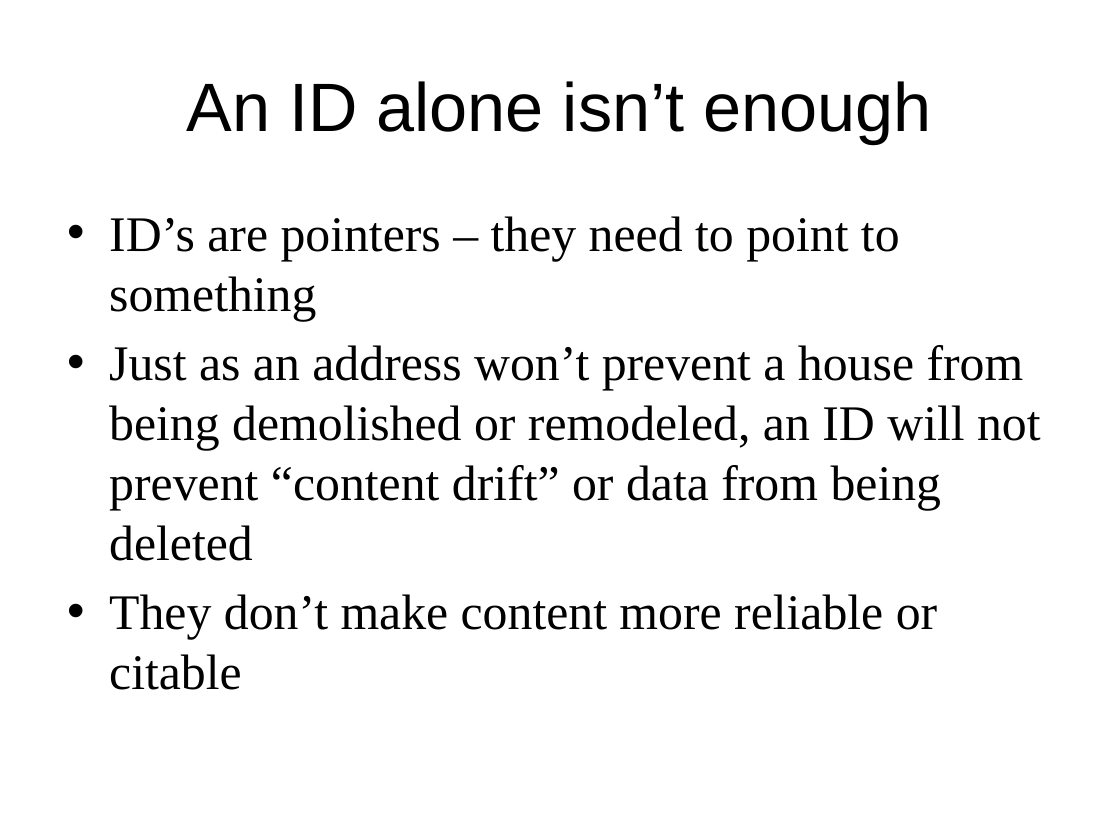
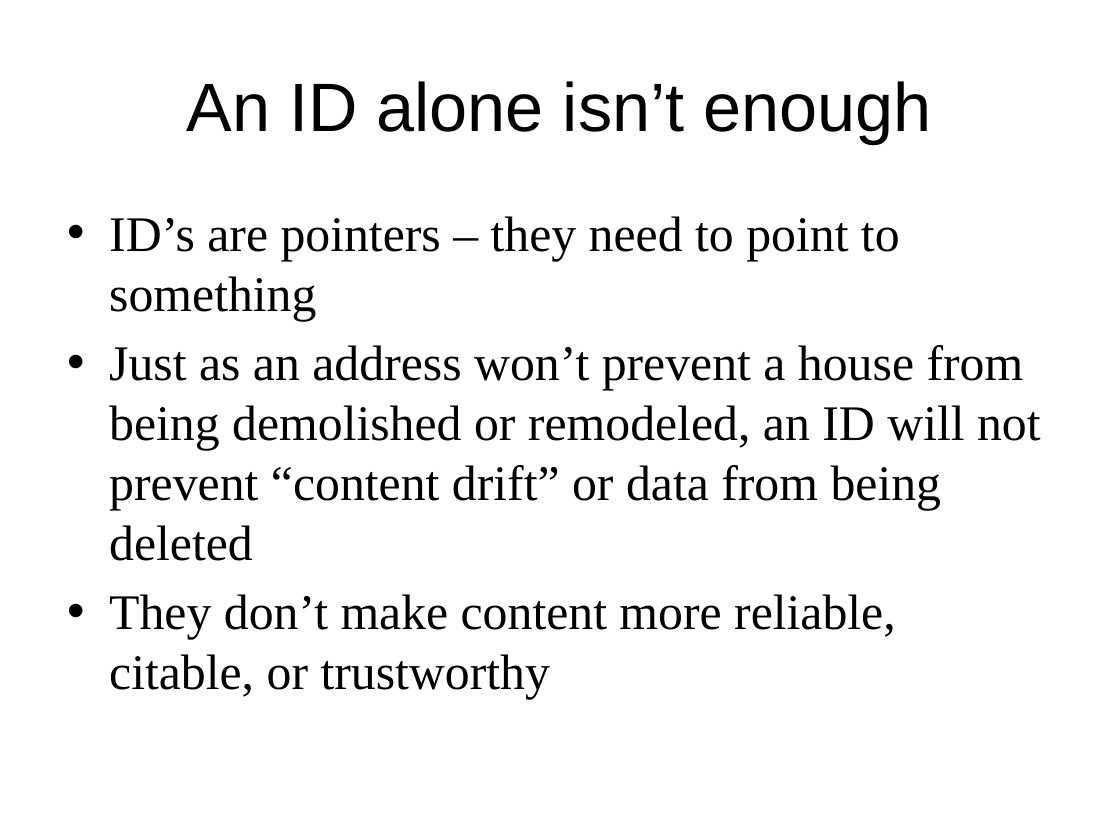
Before and after one commit to DataCurationWorkshop/HongKongCurationWorkshop, a slide deck: slide 14 of Day_1/Lectures/Slides/Day_1_Lecture_Identifier.pptx. Drawn at 1120x840 pixels with LibreOffice and Linux fonts; fonts in the diff are those of the drawing; background and template pictures are left out. Boxes give left, top, right and bottom in pixels: in the first picture for what was removed or moved away, otherwise in the second. Text is boxed around its words. In the diff, an @@ line names an element or a change of style, - is before the commit and + after.

```diff
--- a/Day_1/Lectures/Slides/Day_1_Lecture_Identifier.pptx
+++ b/Day_1/Lectures/Slides/Day_1_Lecture_Identifier.pptx
@@ text at bbox=[109, 594, 896, 699]: text changed @@
-• They don’t make content more reliable or citable
+• They don’t make content more reliable, citable, or trustworthy
```
Also in this commit, not shown: 2 other files.
